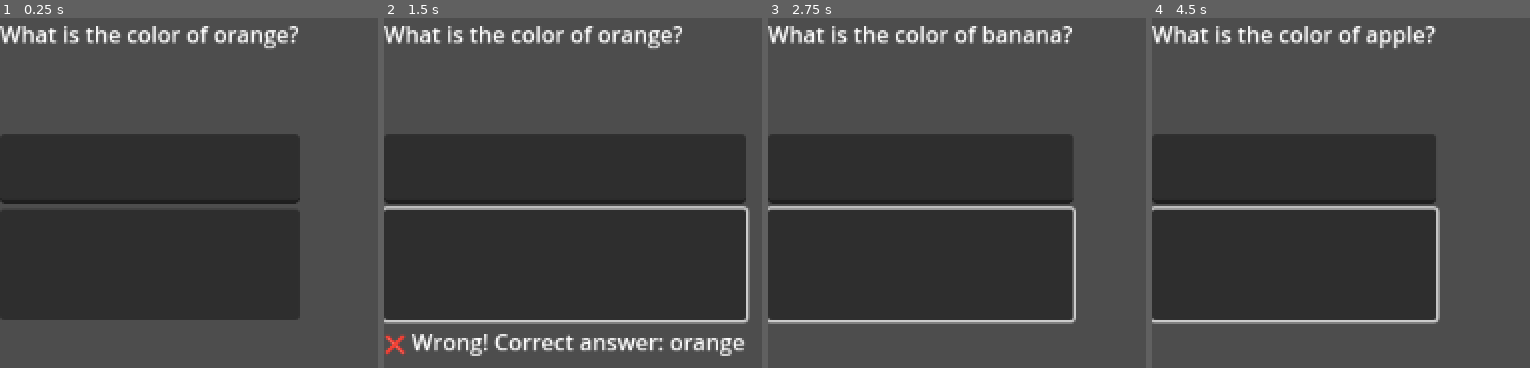
Above: before the commit, frames 1-4 (left to right).
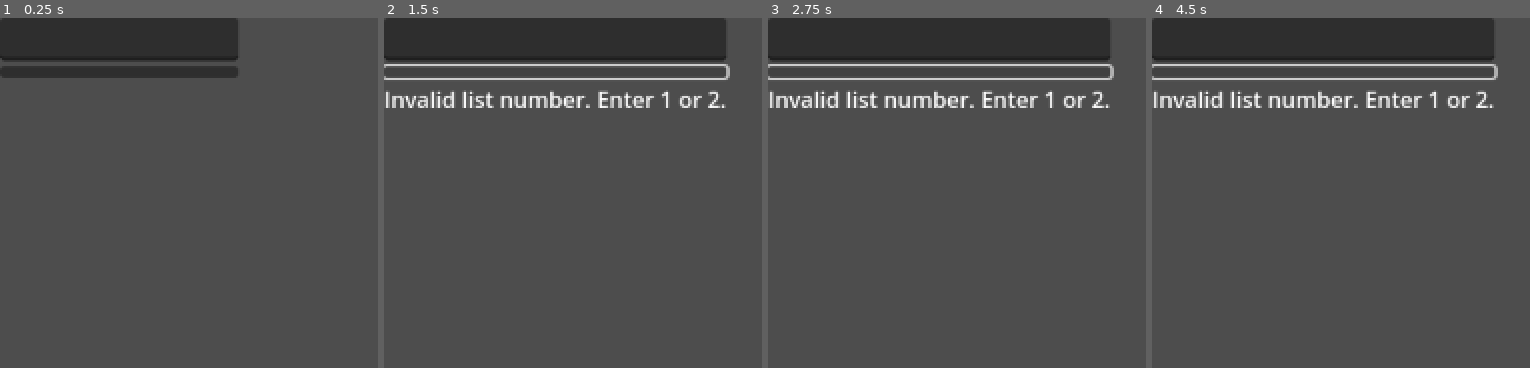
Above: after the commit, the same moments.

Repository: Charlie-Doutch/L3DigiTech-Game-Godot
Game: Godot game, scene res://test.tscn
Two runs of this game, one before a commit and one after it. Both use one fixed random seed, a clock stepped at 60 frames per second and the inputs below.
Inputs (mouse positions are in pixels of both pictures, inside the frame that each line leads up to):
- Up to frame 1 (0.25 s): no input
- Up to frame 2 (1.5 s): click (535, 263) at 0.52 s; click (504, 70) at 1.27 s
- Up to frame 3 (2.75 s): click (938, 70) at 2.02 s
- Up to frame 4 (4.5 s): click (1303, 263) at 2.77 s; click (1329, 263) at 3.52 s; click (1322, 70) at 4.27 s

The runs differ from the first frame. In frame 1, 51% of the frame differs, in the area x 0-80%, y 0-87%; in frame 2, 68%, in the area x 0-97%, y 0-97%; in frame 3, 57%; in frame 4, 55%.

Commit message:
27/05/25
I replaced the placeholder words with some japanese words in the list of word pairs. I also made a basic system so that the user can select what set of flashcards they want to use.

Diff:
--- a/TestFlashcardGUI.gd
+++ b/TestFlashcardGUI.gd
@@ -1,41 +1,80 @@
 extends Control
 
-# Dictionary of fruits and their colors
-var fruits = {
-	"apple": "red",
-	"orange": "orange",
-	"watermelon": "green",
-	"banana": "yellow"
+# Dictionary of words and their japanese counterparts
+var words1 = {
+	"Hello": "こんにちは",
+	"You": "あなた",
+	"Summer": "なつ",
+	"Milk": "ミルク"
 }
 
-var current_fruit = ""
+var words2 = {
+	"こんにちは": "hello",
+	"あなた": "you",
+	"なつ": "summer",
+	"ミルク": "milk"
+}
+
+var words = {}
+var current_word = ""
 
 # Called when the node enters the scene tree
 func _ready():
-	# Connect the button signal
+	# Connect the confirm and submit buttons
+	$ConfirmButton.pressed.connect(_on_confirm_pressed)
 	$SubmitButton.pressed.connect(_on_submit_pressed)
+
+	# Initially hide quiz UI until list is selected
+	$SubmitButton.visible = false
+	$QuestionLabel.visible = false
+	$AnswerInput.visible = false
+	$ResultLabel.visible = false
+
+func _on_confirm_pressed():
+	var SelectedList = $ListSelect.text
+
+	if SelectedList == "1":
+		words = words1
+	elif SelectedList == "2":
+		words = words2
+	else:
+		$ResultLabel.text = "Invalid list number. Enter 1 or 2."
+		$ResultLabel.visible = true
+		return
+
+	# Hide selection UI
+	$ListSelect.visible = false
+	$ConfirmButton.visible = false
+
+	# Show quiz UI
+	$SubmitButton.visible = true
+	$QuestionLabel.visible = true
+	$AnswerInput.visible = true
+	$ResultLabel.visible = true
+
 	ask_question()
 
-# Function to ask a new fruit question
+
+# Function to ask a new word question
 func ask_question():
-	var fruit_keys = fruits.keys()
-	var random_index = randi() % fruit_keys.size()
-	current_fruit = fruit_keys[random_index]
+	var word_keys = words.keys()
+	var random_index = randi() % word_keys.size()
+	current_word = word_keys[random_index]
 
 	# Update UI
-	$QuestionLabel.text = "What is the color of %s?" % current_fruit
+	$QuestionLabel.text = "%s" % current_word
 	$AnswerInput.text = ""
 	$ResultLabel.text = ""
 
 # Called when the submit button is pressed
 func _on_submit_pressed():
 	var user_answer = $AnswerInput.text.strip_edges().to_lower()
-	var correct_answer = fruits[current_fruit]
+	var correct_answer = words[current_word]
 
 	if user_answer == correct_answer:
-		$ResultLabel.text = "✅ Correct!"
+		$ResultLabel.text = "Correct!"
 	else:
-		$ResultLabel.text = "❌ Wrong! Correct answer: %s" % correct_answer
+		$ResultLabel.text = "Wrong! Correct answer: %s" % correct_answer
 
 	# Ask next question after a short delay
 	await get_tree().create_timer(1.5).timeout
--- a/test.tscn
+++ b/test.tscn
@@ -7,6 +7,12 @@
 offset_right = 172.0
 offset_bottom = 250.0
 script = ExtResource("1_37kl0")
+
+[node name="ListSelect" type="LineEdit" parent="."]
+layout_mode = 2
+
+[node name="ConfirmButton" type="Button" parent="."]
+layout_mode = 2
 
 [node name="QuestionLabel" type="Label" parent="."]
 custom_minimum_size = Vector2(200, 80)
